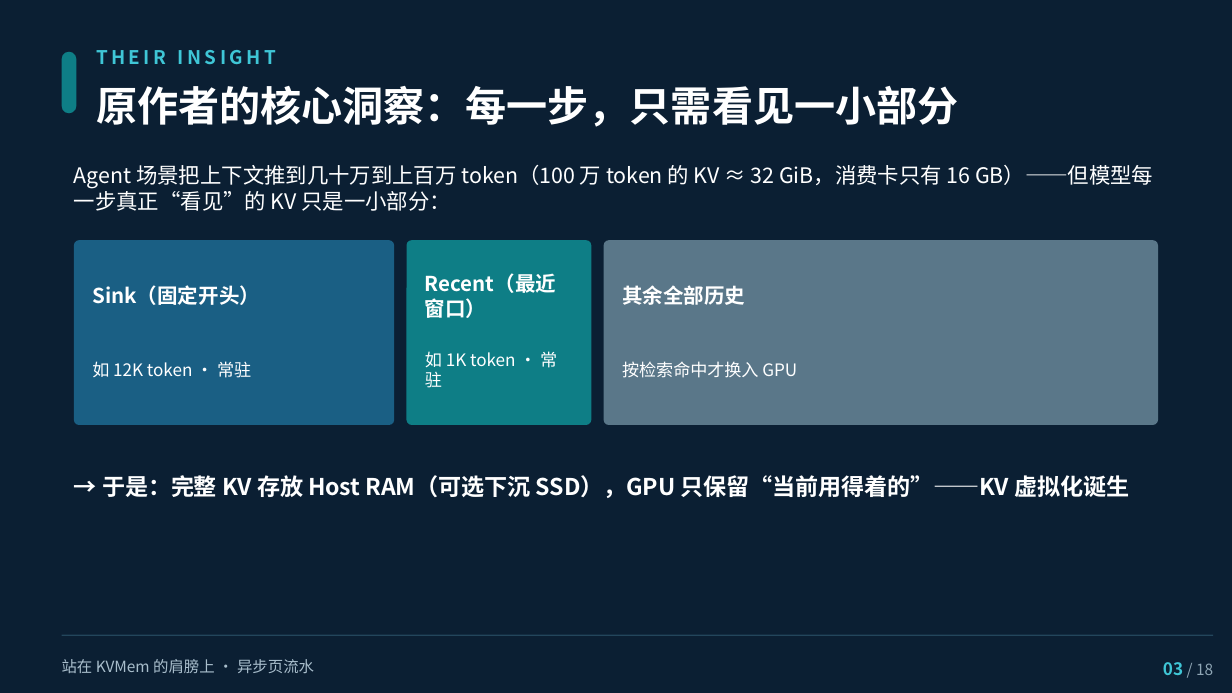
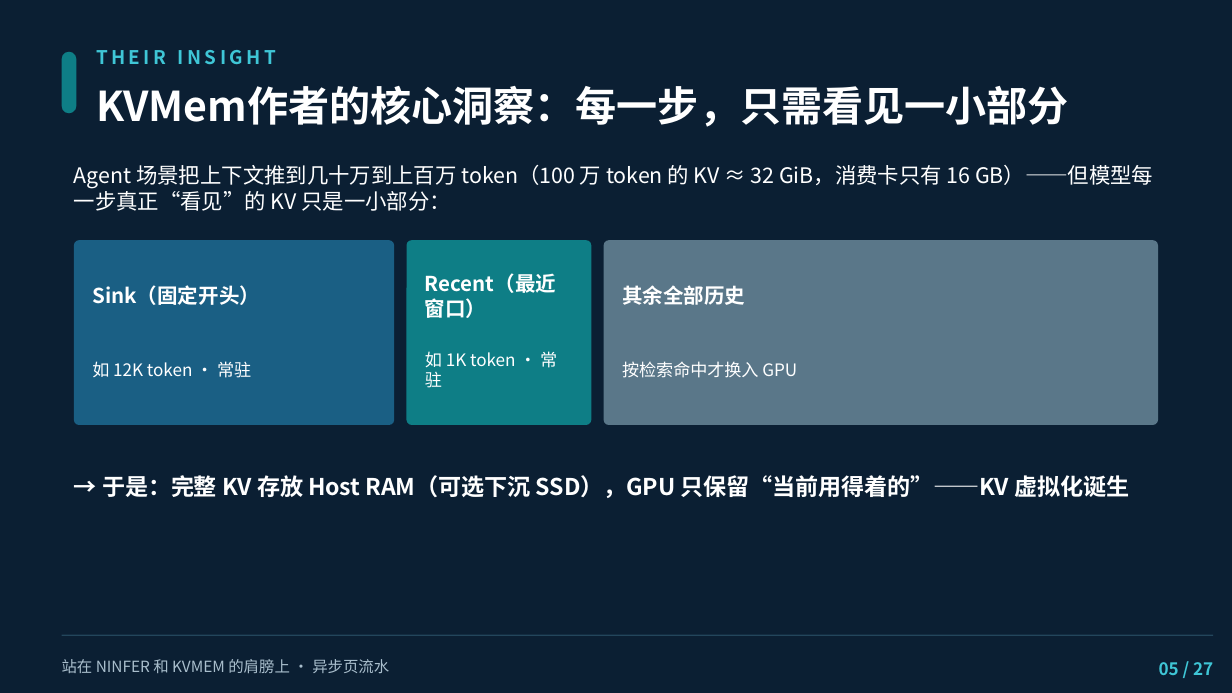
Before and after one commit to paicat1/Ninfer-KVMem-Async, a slide deck: slide 5 of docs/异步页流水-技术说明.pptx (slide 3 before the commit). Drawn at 1232x693 pixels with LibreOffice and Linux fonts; fonts in the diff are those of the drawing. Boxes give left, top, right and bottom in pixels: in the first picture for what was removed or moved away, otherwise in the second. Text is boxed around its words. In the diff, an @@ line names an element or a change of style, - is before the commit and + after.

Commit message:
docs(PPT): 微调批次⑤——①封面（站在 NINFER 和 KVMEM 肩膀上 26pt / 主标题+英文名 30pt）②新增 NINFER 引擎介绍页与沈三殊醒目页（金色 kicker）③新增算法基础页（调度大脑继承上游/步进执行器自研）+ 页放哪改物理基础 ④死亡谷拆两页（150h 嫌疑圈定 / 转机：死机-风暴-降Gen-新配方）+ 追捕改名第一阶段 ⑤诚实清单重梳（深载性能边界非谷成因/统计强度卡）⑥开源页重梳（嫌疑圈定+初步消除口径）⑦新增三层加速栈/数学基础/DEPTH 页深色统一 ⑧页码全片重编 /27

```diff
--- a/docs/异步页流水-技术说明.pptx
+++ b/docs/异步页流水-技术说明.pptx
@@ text at box(96, 86, 1069, 127): text changed @@
-原作者的核心洞察：每一步，只需看见一小部分
+KVMem作者的核心洞察：每一步，只需看见一小部分
@@ text at box(62, 659, 389, 674): text changed @@
-站在 KVMem 的肩膀上 · 异步页流水
+站在 NINFER 和 KVMEM 的肩膀上 · 异步页流水
@@ text at box(1159, 662, 1213, 675): text changed; size 9 to 10 pt; text colour #8FA6B5 to #3FC6D6; bold on @@
-03 / 18
+05 / 27
```
Also in this commit, not shown: 17 other slides changed, 5 slides added, 1 other file.
